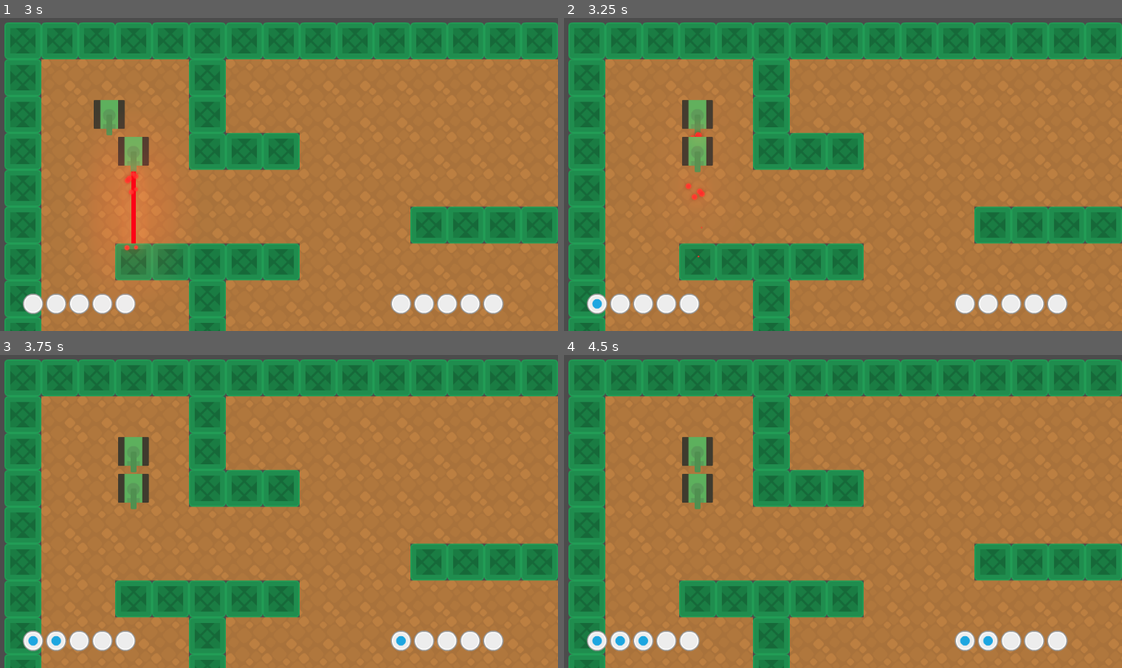
Above: before the commit, frames 1-4 (two rows, left to right).
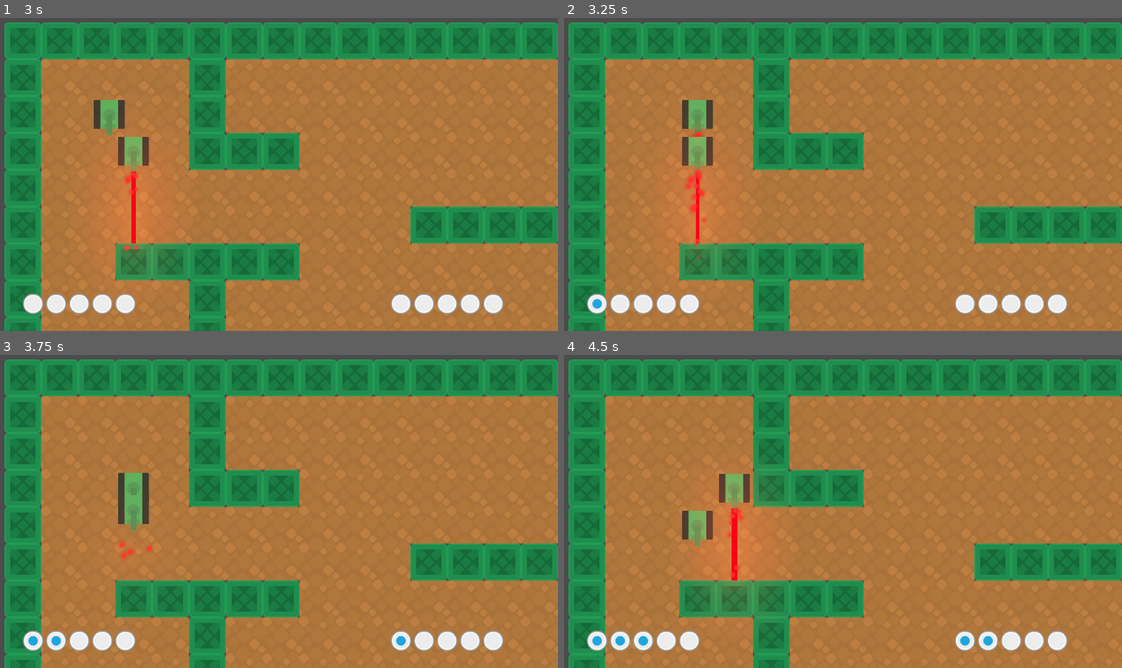
Above: after the commit, the same moments.

Repository: lendroit/tanktank
Game: Godot game, scene res://World.tscn
Two runs of this game, one before a commit and one after it. Both use one fixed random seed, a clock stepped at 60 frames per second and the inputs below.
Inputs:
- Up to frame 1 (3 s): tap Enter (end_turn_p1) at 0.5, 2 s; hold Right (rotate_right_p1) 0.53-1.28 s; hold Space (shoot_p1) 0.53-1.28 s; tap A (shoot_p2) at 0.8, 1.35, 2.3 s; hold Down (move_backward_p1) 1.28-2.03 s; tap Space (shoot_p1) at 1.55, 2.75 s; hold Enter (end_turn_p1) 2.03-2.78 s; hold Right (rotate_right_p1) from 2.03 s (still down); tap E (end_turn_p2) at 2.85 s
- Up to frame 2 (3.25 s): keep holding Right (rotate_right_p1); tap Space (shoot_p1) at 3.05 s
- Up to frame 3 (3.75 s): release Right (rotate_right_p1) at 3.53 s; hold Left (rotate_left_p1) from 3.53 s (still down); hold S (move_backward_p2) from 3.53 s (still down)
- Up to frame 4 (4.5 s): keep holding Left (rotate_left_p1); tap A (shoot_p2) at 3.8 s; release S (move_backward_p2) at 4.28 s; tap Up (move_frontward_p1) at 4.35 s

Frame 1 is identical in both runs. In frame 2, 1.0% of the frame differs, in the area x 20-29%, y 45-77%; in frame 3, 1.0%; in frame 4, 5.0%, in the area x 21-38%, y 26-81%.

Commit message:
fix orders not occurring after laser shooting

Diff:
--- a/Laser/Laser.gd
+++ b/Laser/Laser.gd
@@ -1,4 +1,6 @@
 extends Line2D
+
+signal shooting_done
 
 onready var tween = $Tween
 onready var cannonParticles = $CannonParticles
@@ -63,3 +65,5 @@
 	yield(tween, "tween_completed")
 	cannonParticles.emitting = false
 	beamParticles.emitting = false
+
+	emit_signal("shooting_done")
--- a/Player.gd
+++ b/Player.gd
@@ -47,3 +47,7 @@
 
 func _on_Tween_tween_all_completed():
 	exeute_next_action()
+
+
+func _on_Laser_shooting_done():
+	exeute_next_action()
--- a/Player.tscn
+++ b/Player.tscn
@@ -32,3 +32,4 @@
 position = Vector2( -1.52588e-05, 35.0959 )
 rotation = 3.14159
 [connection signal="tween_all_completed" from="Tween" to="." method="_on_Tween_tween_all_completed"]
+[connection signal="shooting_done" from="Laser" to="." method="_on_Laser_shooting_done"]
